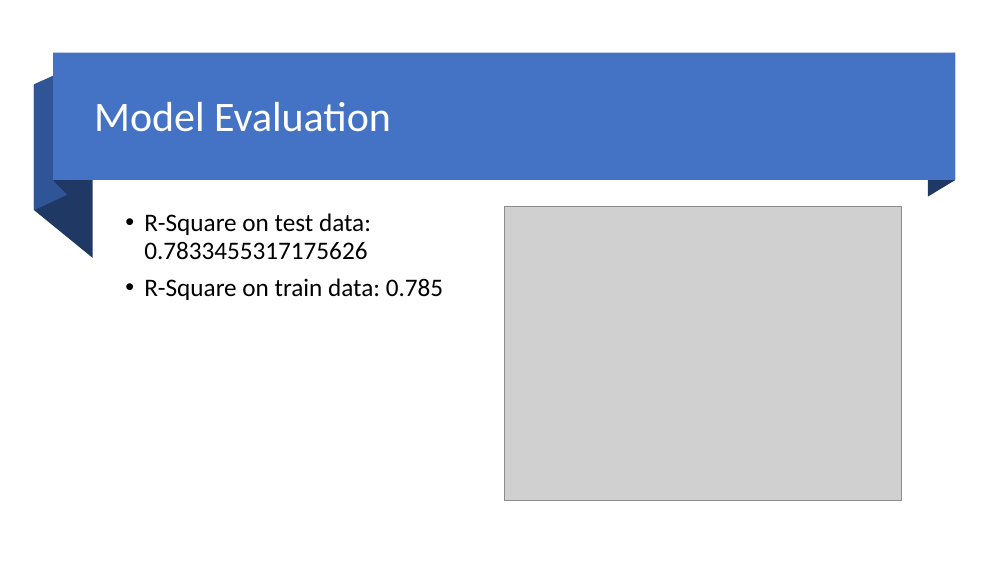
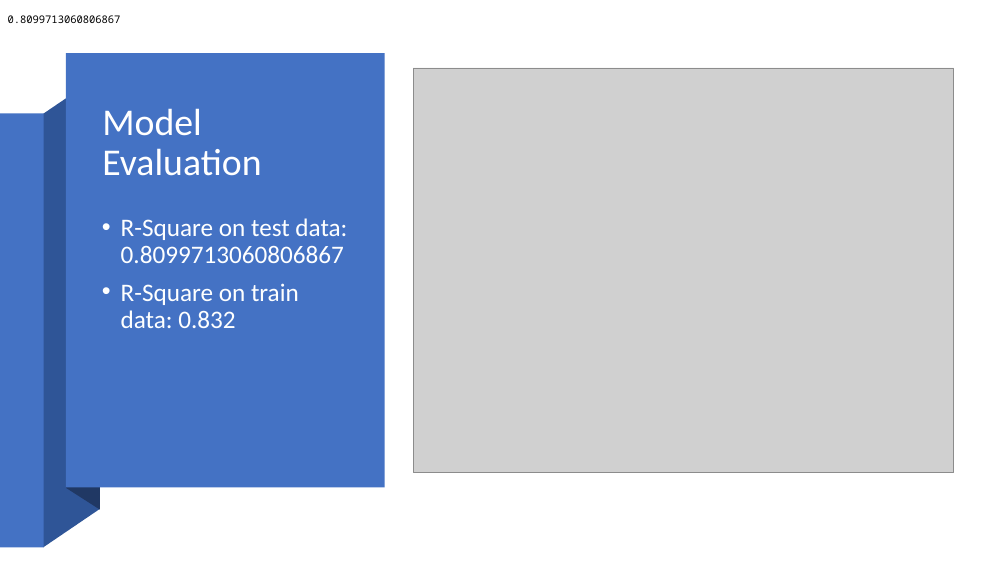
Before and after one commit to SaffronShades/bike-sharing-linear-regresion, a slide deck: slide 8 of Boom Bike Analysis Highlights - Balakumar Seethapathy.pptx. Drawn at 1008x567 pixels with LibreOffice and Linux fonts; fonts in the diff are those of the drawing; grey boxes stand for pictures. Boxes give left, top, right and bottom in pixels: in the first picture for what was removed or moved away, otherwise in the second. Text is boxed around its words. In the diff, an @@ line names an element or a change of style, - is before the commit and + after.

```diff
--- a/Boom Bike Analysis Highlights - Balakumar Seethapathy.pptx
+++ b/Boom Bike Analysis Highlights - Balakumar Seethapathy.pptx
@@ text added at box(8, 15, 121, 23), 10 pt, text #000000 @@
+0.8099713060806867
@@ group removed at box(34, 53, 955, 258): 4 freeform shapes, 1 rectangle @@
@@ rectangle added at box(66, 53, 385, 487), fill #4472C4 @@
@@ freeform shape added at box(67, 53, 101, 510), fill #203864 @@
@@ freeform shape added at box(43, 76, 100, 548), fill #2F5597 @@
@@ title "Model Evaluation": place and size @@
-title "Model Evaluation" at box(94, 102, 391, 132)
+title "Model Evaluation" at box(102, 108, 261, 176)
@@ title "Model Evaluation" at box(102, 108, 261, 176): size 40 to 36 pt @@
@@ picture added at box(414, 68, 954, 473) @@
@@ rectangle added at box(0, 113, 44, 547), fill #4472C4 @@
@@ picture removed at box(504, 206, 901, 501) @@
@@ text at box(121, 218, 347, 328): text changed; text colour #000000 to #FEFFFF @@
-• R-Square on test data: 0.7833455317175626
-• R-Square on train data: 0.785
+• R-Square on test data: 0.8099713060806867
+• R-Square on train data: 0.832
```
Also in this commit, not shown: 4 other slides changed, 2 other files.
